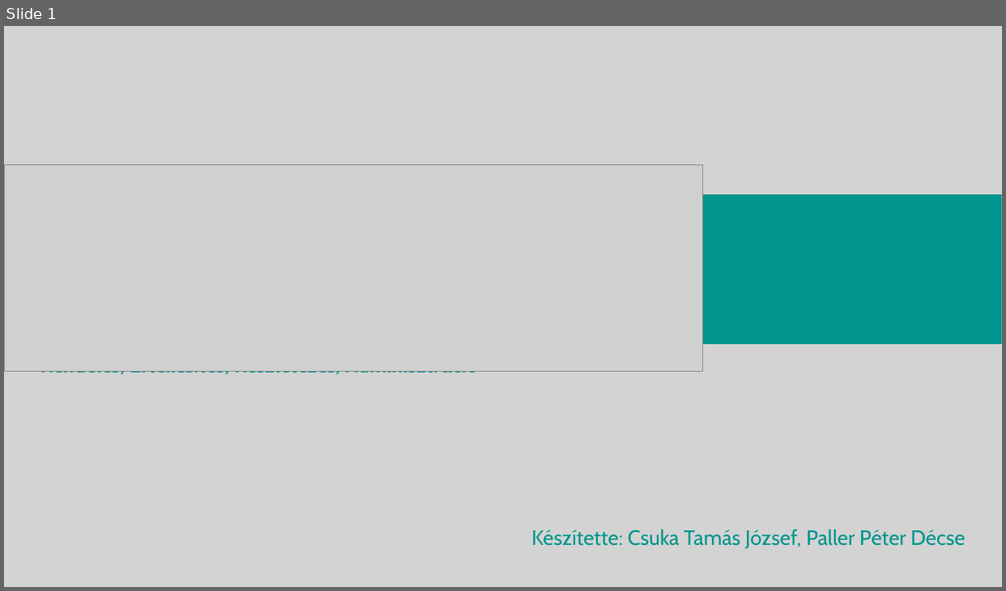
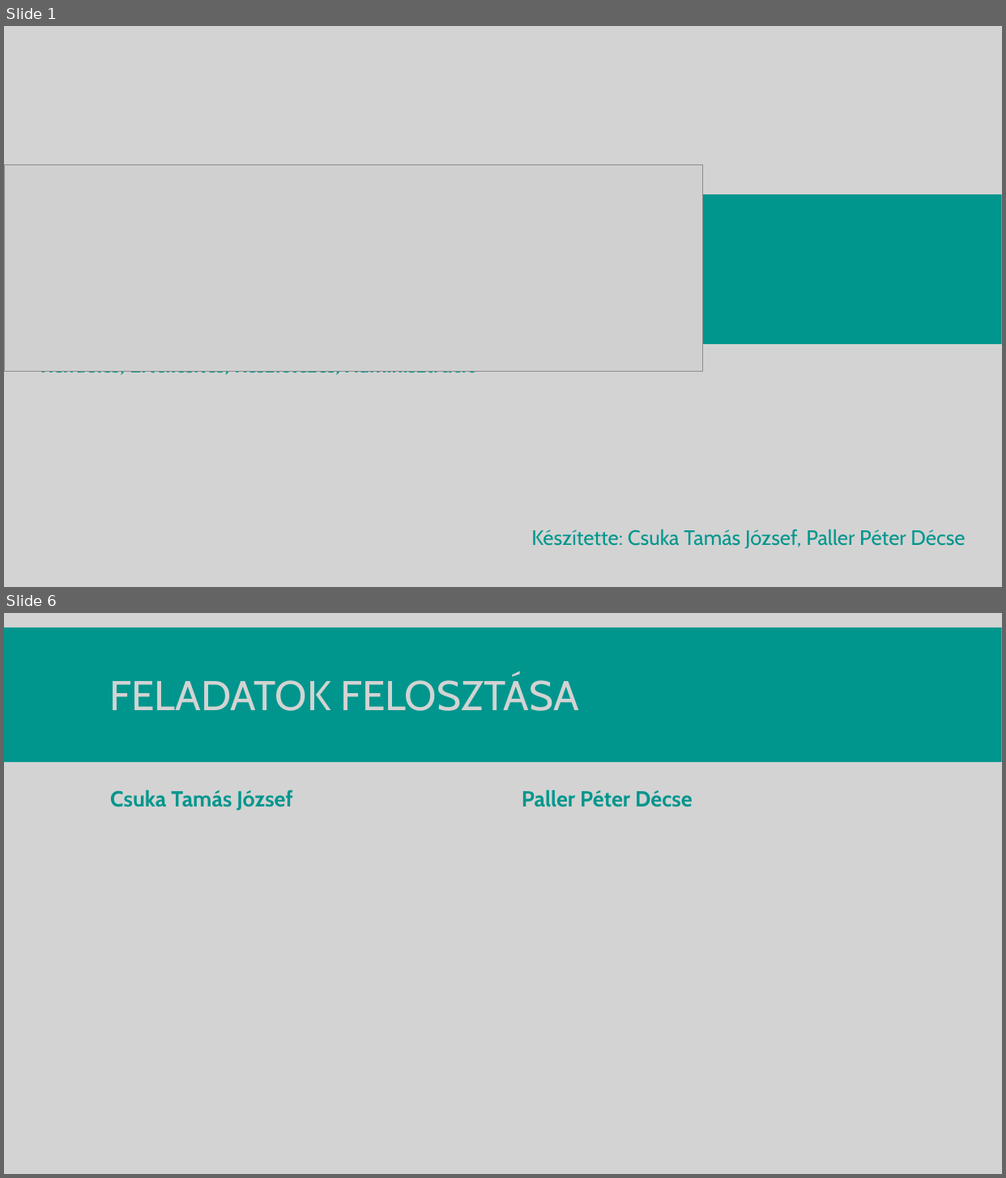
Before and after one commit to Decse1/13_S1_7_vizsgaremek, a slide deck: szerkesztendo_dokumentumok/prezentacio_REKA.pptx. Shown one above the other, each under a label of ours: slide 1 before the commit, slides 1 and 6 after it; the slides between them are not shown. The pictures are 1006x591 and 1006x1178 pixels, drawn with LibreOffice and Linux fonts; fonts in the diff are those of the drawing; grey boxes stand for pictures. Boxes give left, top, right and bottom in pixels: in the first picture for what was removed or moved away, otherwise in the second. Text is boxed around its words. In the diff, an @@ line names an element or a change of style, - is before the commit and + after.

```diff
--- a/szerkesztendo_dokumentumok/prezentacio_REKA.pptx
+++ b/szerkesztendo_dokumentumok/prezentacio_REKA.pptx
@@ slide 6 added at bbox=[4, 613, 1002, 1174], background #D3D3D3 @@
@@ rectangle added at bbox=[4, 628, 1002, 762], fill #00968D @@
@@ title added at bbox=[110, 675, 579, 711], 40 pt, text #D3D3D3 @@
+FELADATOK FELOSZTÁSA
@@ text added at bbox=[110, 790, 292, 811], 21 pt, text #00968D, bold @@
+Csuka Tamás József
@@ text added at bbox=[522, 790, 692, 807], 21 pt, text #00968D, bold @@
+Paller Péter Décse
```
Also in this commit, not shown: 12 other slides added, 3 slides removed.
